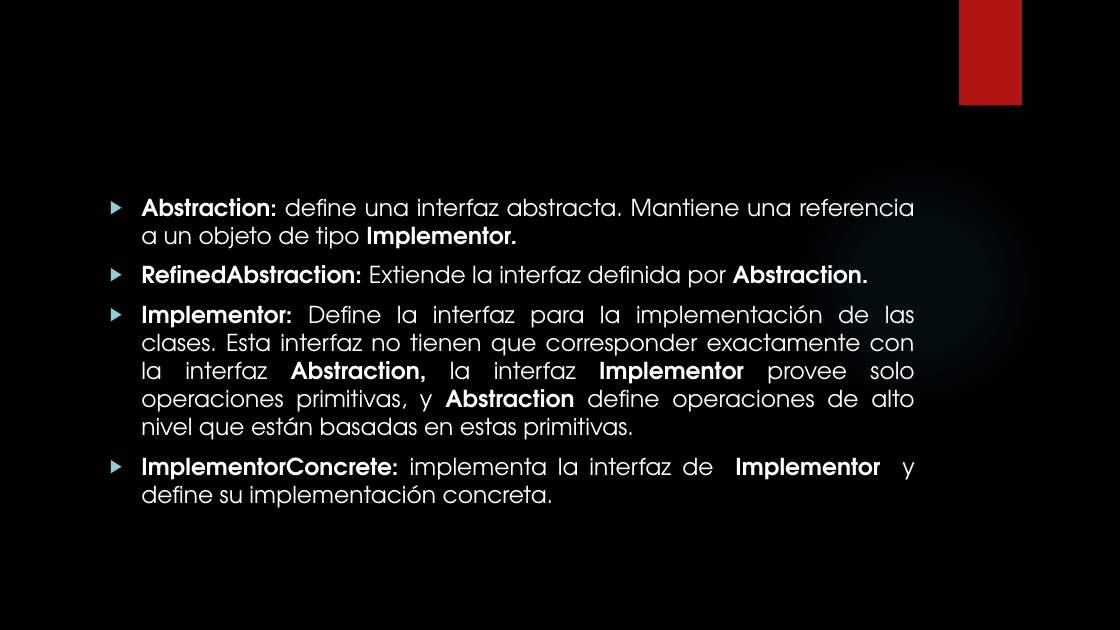
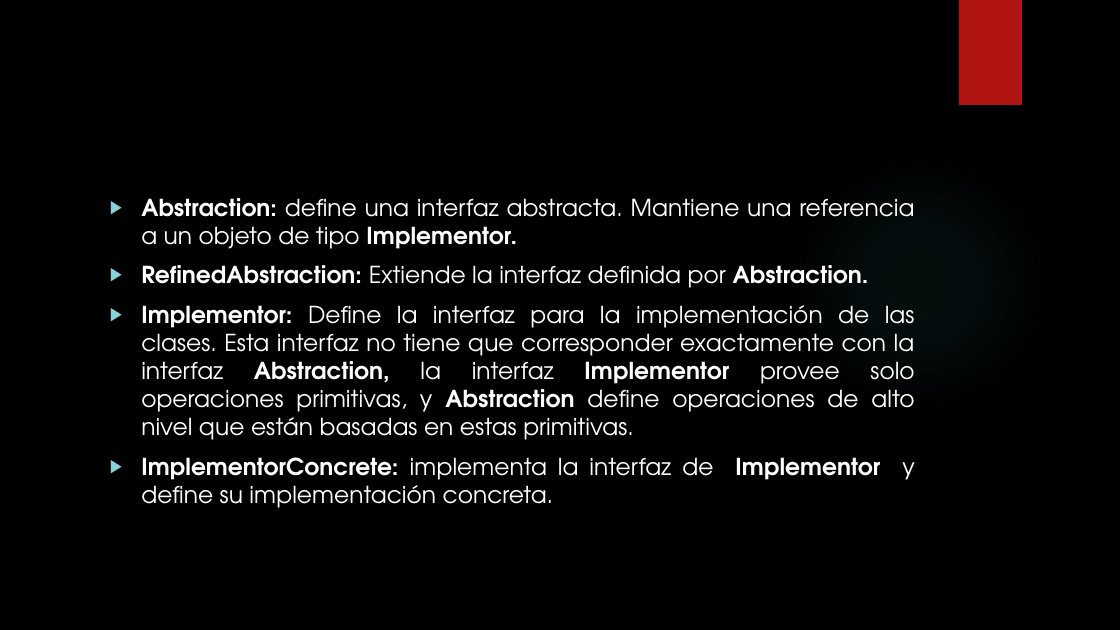
Before and after one commit to Bryambepz/Practica_03_Patron_Bridge, a slide deck: slide 5 of Practica_03.pptx. Drawn at 1120x630 pixels with LibreOffice and Linux fonts; fonts in the diff are those of the drawing; background and template pictures are left out. Boxes give left, top, right and bottom in pixels: in the first picture for what was removed or moved away, otherwise in the second. Text is boxed around its words. In the diff, an @@ line names an element or a change of style, - is before the commit and + after.

```diff
--- a/Practica_03.pptx
+++ b/Practica_03.pptx
@@ text at [141, 305, 915, 440]: text changed @@
-▶ Implementor: Define la interfaz para la implementación de las clases. Esta interfaz no tienen que corresponder exactamente con la interfaz Abstraction, la interfaz Implementor provee solo operaciones primitivas, y Abstraction define operaciones de alto nivel que están basadas en estas primitivas.
+▶ Implementor: Define la interfaz para la implementación de las clases. Esta interfaz no tiene que corresponder exactamente con la interfaz Abstraction, la interfaz Implementor provee solo operaciones primitivas, y Abstraction define operaciones de alto nivel que están basadas en estas primitivas.
```
Also in this commit, not shown: 2 other slides changed, 1 other file.
